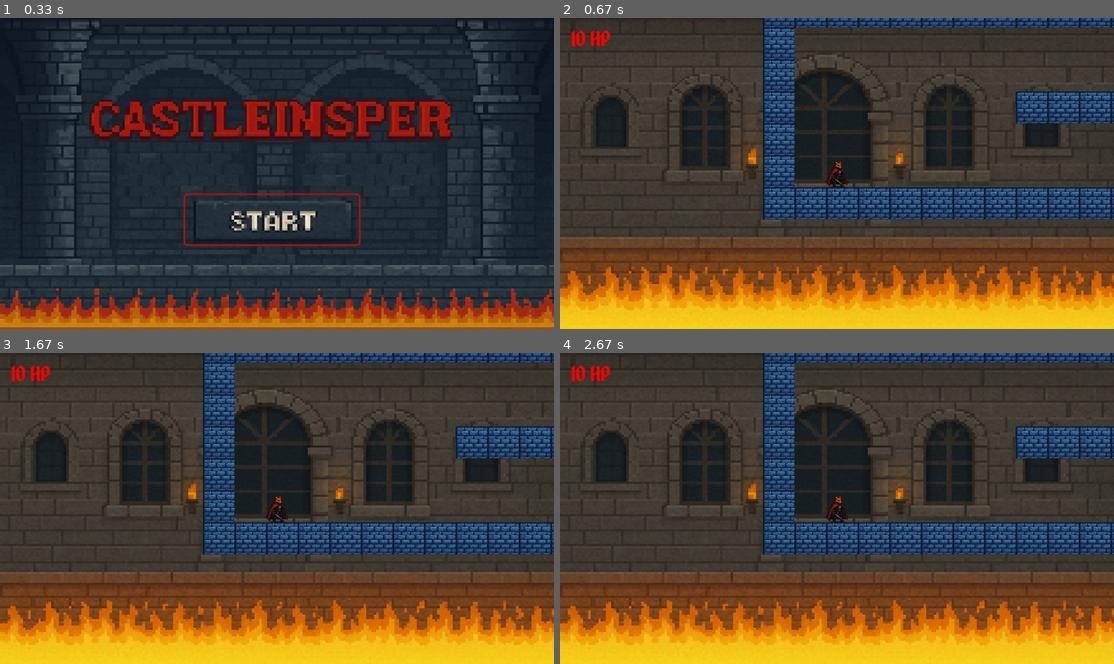
Above: before the commit, frames 1-4 (two rows, left to right).
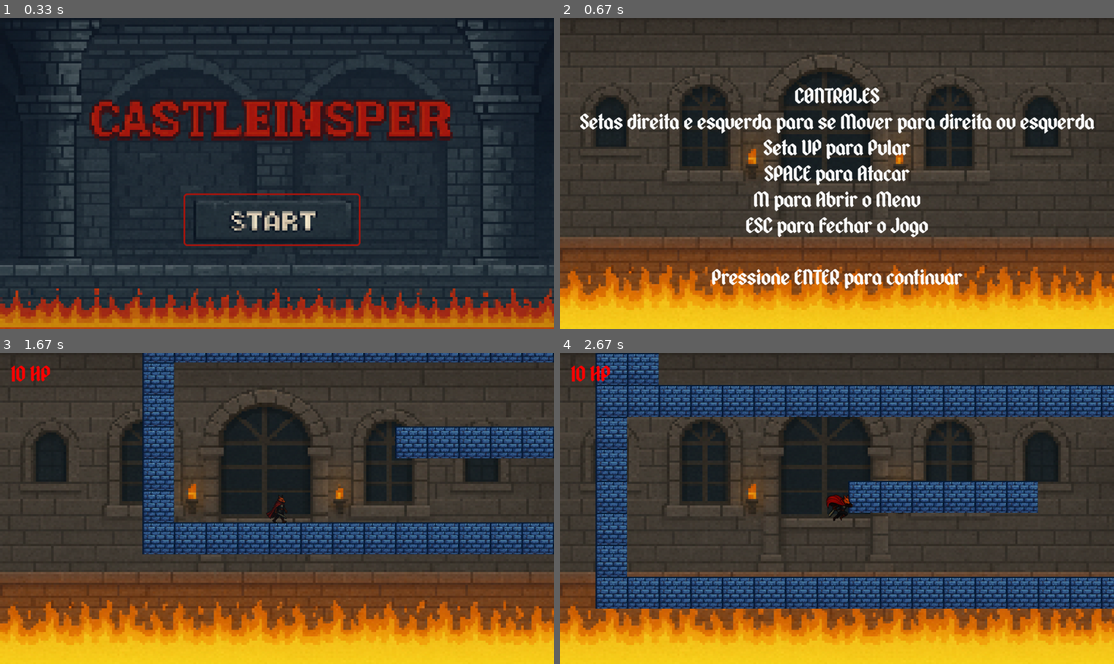
Above: after the commit, the same moments.

Repository: Victor-LP/pygame
Game: pygame game, started from CastleInsper.py
Two runs of this game, one before a commit and one after it. Both use one fixed random seed, a clock stepped at 60 frames per second and the inputs below.
Inputs:
- Up to frame 1 (0.33 s): no input
- Up to frame 2 (0.67 s): tap Enter at 0.33 s
- Up to frame 3 (1.67 s): tap Enter at 0.67 s; tap Space at 1 s; hold Right from 1.33 s (still down)
- Up to frame 4 (2.67 s): release Right at 1.8 s; hold Up 1.83-2.13 s; hold Right 2.17-2.63 s

Frame 1 is identical in both runs. In frame 2, 19% of the frame differs, in the area x 2-100%, y 0-88%; in frame 3, 13%; in frame 4, 39%, in the area x 6-100%, y 0-83%.

Commit message:
ajustes finais

Diff:
--- a/config.py
+++ b/config.py
@@ -59,6 +59,7 @@
 # ========== GERAÇÃO DO MAPA ==========
 
 MAP = [
+    [1, -1, 1, -1, 1, -1, 1, -1, 1, -1, 1, -1, 1, -1, 1, -1, 1, -1, 1, -1, 1, -1, 1, -1, 1, -1, 1, -1, 1, -1, 1, -1, 1, -1, 1, -1, 1, -1, 1, -1, 1, -1, 1, -1, 1, -1, 1, -1, 1, -1],
     [1, 1, 1, 1, 1, 1, 1, 1, 1, 1, 1, 1, 1, 1, 1, 1, 1, 1, 1, 1, 1, 1, 1, 1, 1, 1, 1, 1, 1, 1, 1, 1, 1, 1, 1, 1, 1, 1, 1, 1, 1, 1, 1, 1, 1, 1, 1, 1, 1, 1],
     [1, -1, -1, -1, -1, -1, -1, -1, -1, -1, -1, -1, -1, -1, -1, -1, -1, -1, -1, 1, -1, 1, 1, 1, 1, -1, -1, -1, -1, -1, -1, -1, -1, -1, -1, -1, -1, -1, -1, -1, -1, -1, -1, -1, -1, -1, -1, -1, -1, 1],
     [1, -1, -1, -1, -1, -1, -1, -1, -1, -1, -1, -1, -1, -1, -1, -1, -1, -1, -1, 1, -1, 1, 3, -1, -1, -1, 1, -1, 1, 1, 1, 1, 1, 1, 1, 1, 1, -1, -1, -1, -1, -1, -1, -1, -1, -1, -1, -1, -1, 1],
@@ -70,18 +71,18 @@
     [1, -1, 3, -1, -1, -1, -1, -1, -1, -1, -1, -1, -1, -1, -1, -1, -1, -1, 1, -1, -1, -1, -1, -1, -1, -1, 1, 1, 1, 1, 1, -1, -1, -1, -1, -1, 1, 1, 1, 1, -1, -1, -1, 1, -1, -1, -1, -1, -1, 1],
     [1, 1, 1, 1, -1, -1, -1, -1, -1, -1, -1, -1, -1, -1, -1, -1, -1, -1, -1, 1, 1, 1, 1, 1, 1, 1, -1, -1, -1, -1, -1, 1, 1, 1, 1, 1, -1, -1, -1, -1, 1, 1, 1, 1, -1, -1, -1, -1, 1, 1],
     [1, -1, -1, -1, -1, -1, -1, -1, -1, -1, -1, -1, -1, -1, -1, -1, -1, -1, -1, -1, -1, -1, -1, -1, -1, -1, -1, -1, -1, -1, -1, 1, -1, -1, -1, -1, -1, -1, -1, -1, -1, -1, -1, -1, -1, -1, -1, 1, -1, 1],
-    [1, -1, -1, -1, -1, -1, -1, -1, -1, -1, -1, -1, -1, -1, -1, -1, -1, -1, -1, -1, -1, -1, -1, -1, -1, -1, -1, -1, -1, -1, -1, 1, -1, -1, -1, -1, -1, -1, -1, -1, -1, -1, -1, -1, -1, -1, 1, -1, -1, 1],
+    [1, -1, -1, -1, -1, -1, -1, -1, -1, -1, -1, -1, -1, -1, -1, -1, -1, -1, -1, -1, -1, -1, -1, -1, -1, -1, -1, -1, -1, -1, 3, 1, -1, -1, -1, -1, -1, -1, -1, -1, -1, -1, -1, -1, -1, -1, 1, -1, -1, 1],
     [1, -1, -1, -1, -1, -1, -1, -1, -1, -1, -1, -1, -1, 1, 1, 1, 1, -1, -1, -1, -1, -1, -1, -1, -1, -1, -1, -1, -1, -1, 1, 1, 1, -1, -1, -1, -1, 1, 1, 1, -1, -1, -1, -1, -1, 1, -1, -1, -1, 1],
-    [1, -1, -1, -1, -1, -1, -1, -1, -1, -1, -1, -1, 1, 1, 1, 1, 1, 1, -1, -1, -1, -1, -1, -1, -1, -1, -1, -1, -1, -1, -1, -1, -1, -1, -1, -1, -1, -1, 1, -1, -1, -1, -1, -1, 1, -1, -1, -1, -1, 1],
-    [1, -1, -1, -1, -1, -1, -1, -1, -1, -1, -1, 1, 1, 1, 1, 1, 1, 1, 1, -1, -1, -1, -1, -1, -1, -1, -1, -1, -1, -1, -1, -1, -1, -1, -1, -1, -1, -1, 1, -1, -1, -1, -1, 1, -1, -1, -1, -1, -1, 1],
+    [1, -1, -1, -1, -1, -1, -1, -1, -1, -1, -1, -1, -1, -1, -1, -1, -1, -1, -1, -1, -1, -1, -1, -1, -1, -1, -1, -1, -1, -1, -1, -1, -1, -1, -1, -1, -1, -1, 1, -1, -1, -1, -1, -1, -1, -1, -1, -1, -1, 1],
+    [1, -1, -1, -1, -1, -1, -1, -1, -1, -1, -1, -1, -1, -1, -1, -1, -1, -1, -1, -1, -1, -1, 3, -1, -1, -1, -1, -1, -1, -1, -1, -1, -1, -1, -1, -1, -1, -1, -1, -1, -1, -1, -1, 1, -1, -1, -1, -1, 3, 1],
     [1, -1, -1, -1, -1, -1, 1, 1, 1, 1, 1, 1, 1, 1, 1, 1, 1, 1, 1, 1, 1, 1, 1, 1, 1, 1, 1, 1, 1, 1, 1, 1, 1, 1, 1, 1, 1, 1, 1, 1, 1, 1, 1, 1, 1, 1, 1, 1, 1, 1],
     [1, -1, -1, -1, -1, 1, -1, -1, -1, -1, -1, -1, -1, -1, 1, -1, -1, -1, -1, -1, -1, -1, -1, -1, -1, -1, -1, -1, -1, -1, -1, -1, -1, -1, -1, -1, -1, -1, -1, -1, -1, -1, -1, -1, -1, -1, -1, -1, -1, 1],
     [1, -1, -1, -1, -1, -1, -1, -1, -1, -1, -1, -1, -1, -1, 1, -1, 1, 1, 1, 1, 1, 1, 1, 1, 1, 1, 1, 1, 1, -1, -1, -1, -1, -1, -1, -1, -1, -1, -1, -1, -1, -1, -1, -1, -1, -1, -1, -1, -1, 1],
-    [1, -1, -1, 1, -1, -1, -1, -1, -1, -1, -1, -1, -1, -1, 1, -1, -1, -1, -1, -1, -1, -1, -1, -1, -1, -1, -1, -1, 1, -1, -1, -1, -1, -1, -1, -1, -1, -1, -1, -1, -1, -1, -1, -1, -1, -1, -1, -1, -1, 1],
-    [1, -1, -1, -1, -1, -1, -1, -1, -1, -1, -1, -1, -1, -1, 1, 1, 1, 1, 1, 1, 1, 1, 1, 1, 1, 1, 1, -1, 1, 1, -1, -1, -1, -1, -1, -1, -1, -1, -1, -1, -1, -1, -1, -1, -1, -1, -1, -1, -1, 1],
+    [1, -1, -1, 1, -1, -1, -1, -1, -1, -1, -1, -1, -1, -1, 1, -1, -1, -1, -1, -1, -1, -1, -1, -1, -1, -1, -1, -1, 1, -1, -1, -1, -1, -1, -1, -1, -1, -1, -1, -1, -1, -1, -1, -1, -1, -1, -1, 3, -1, 1],
+    [1, -1, -1, -1, -1, -1, -1, -1, -1, -1, -1, -1, -1, -1, 1, 1, 1, 1, 1, 1, 1, 1, 1, 1, 1, 1, 1, -1, 1, 1, -1, -1, -1, -1, -1, -1, -1, -1, -1, -1, -1, -1, -1, -1, -1, -1, -1, 1, -1, 1],
     [1, 1, -1, -1, -1, -1, -1, -1, -1, -1, -1, -1, -1, -1, -1, -1, -1, -1, -1, -1, -1, -1, -1, -1, -1, -1, -1, -1, 1, -1, -1, -1, -1, -1, -1, -1, -1, -1, -1, -1, -1, -1, -1, -1, -1, -1, -1, -1, -1, 1],
-    [1, 1, 1, 1, 1, 1, 1, 1, 1, 1, 1, 1, 1, 1, 1, 1, 1, 1, 1, 1, 1, 1, 1, 1, 1, 1, 1, 1, 1, 1, 1, 1, 1, 1, -1, -1, -1, -1, -1, 1, -1, -1, -1, -1, -1, -1, -1, -1, -1, 1],
-    [1, -1, -1, -1, -1, -1, -1, -1, -1, -1, -1, -1, -1, -1, -1, -1, -1, -1, -1, -1, -1, -1, -1, -1, -1, -1, -1, -1, -1, -1, -1, -1, -1, 1, -1, -1, -1, -1, -1, -1, -1, -1, -1, -1, -1, 1, -1, -1, -1, 1],
+    [1, 1, 1, 1, 1, 1, 1, 1, 1, 1, 1, 1, 1, 1, 1, 1, 1, 1, 1, 1, 1, 1, 1, 1, 1, 1, 1, 1, 1, 1, 1, 1, 1, 1, -1, -1, -1, -1, -1, 1, 1, -1, -1, -1, -1, -1, -1, -1, -1, 1],
+    [1, -1, -1, -1, -1, -1, -1, -1, -1, -1, -1, -1, -1, -1, -1, -1, -1, -1, -1, -1, -1, -1, -1, -1, -1, -1, -1, -1, -1, -1, 1, -1, -1, 1, -1, -1, 1, -1, -1, -1, -1, -1, -1, -1, -1, 1, -1, -1, -1, 1],
     [1, -1, -1, -1, -1, -1, -1, -1, -1, -1, -1, -1, -1, -1, -1, -1, -1, -1, -1, -1, -1, -1, -1, -1, -1, -1, -1, -1, -1, -1, -1, -1, -1, 1, -1, -1, -1, -1, -1, -1, -1, -1, -1, -1, -1, -1, -1, -1, -1, 1],
     [1, -1, -1, -1, -1, -1, -1, -1, 1, 1, 1, 1, 1, 1, -1, -1, -1, -1, -1, -1, -1, -1, -1, -1, -1, -1, -1, -1, -1, 1, -1, -1, -1, 1, -1, -1, -1, -1, -1, -1, -1, -1, -1, -1, -1, -1, -1, 1, -1, 1],
     [1, -1, -1, -1, -1, -1, -1, -1, -1, -1, -1, -1, -1, -1, -1, -1, -1, -1, -1, -1, 1, 1, 1, 1, 1, 1, -1, -1, -1, 1, -1, -1, -1, -1, -1, -1, -1, -1, -1, -1, -1, -1, -1, -1, -1, -1, -1, -1, -1, 1],
--- a/game.py
+++ b/game.py
@@ -94,13 +94,13 @@
             elif event.type == pygame.KEYDOWN:
                 keys_down[event.key] = True
 
-                if event.key == pygame.K_a:
+                if event.key == pygame.K_LEFT:
                     player.direction = -1
                     player.looking = -1
-                elif event.key == pygame.K_d:
+                elif event.key == pygame.K_RIGHT:
                     player.direction = 1
                     player.looking = 1
-                elif event.key == pygame.K_w:
+                elif event.key == pygame.K_UP:
                     player.jump()
                 elif event.key == pygame.K_SPACE:
                     player.attack(assets)
@@ -116,7 +116,7 @@
             elif event.type == pygame.KEYUP:
                 if event.key in keys_down:
                     del keys_down[event.key]
-                if event.key in (pygame.K_a, pygame.K_d):
+                if event.key in (pygame.K_LEFT, pygame.K_RIGHT):
                     player.direction = 0
 
         # ========== ATUALIZAÇÃO DO JOGO ==========
--- a/init.py
+++ b/init.py
@@ -30,7 +30,7 @@
                 return QUIT
             if event.type == pygame.KEYDOWN:
                 if event.key in (pygame.K_RETURN, pygame.K_SPACE):
-                    return GAME
+                    return TUTORIAL
                 if event.key == pygame.K_ESCAPE:
                     return QUIT
             if event.type == pygame.MOUSEBUTTONDOWN and event.button == 1:
@@ -84,8 +84,8 @@
 
     text_lines = [
         "CONTROLES",
-        "A e D para se Mover para esquerda ou direita",
-        "W para Pular",
+        "Setas direita e esquerda para se Mover para direita ou esquerda",
+        "Seta UP para Pular",
         "SPACE para Atacar",
         "M para Abrir o Menu",
         "ESC para Fechar o Jogo",
Binary file changed: assets/img/playerjump.png
